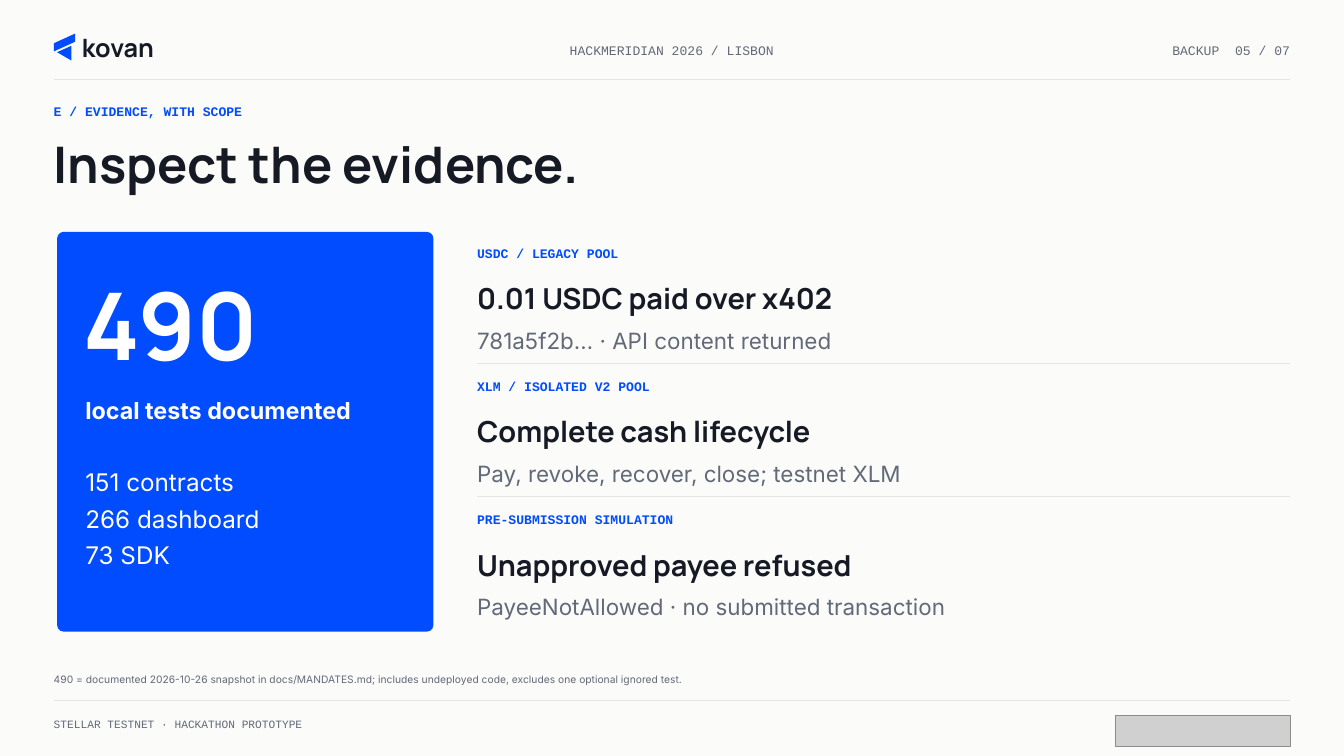
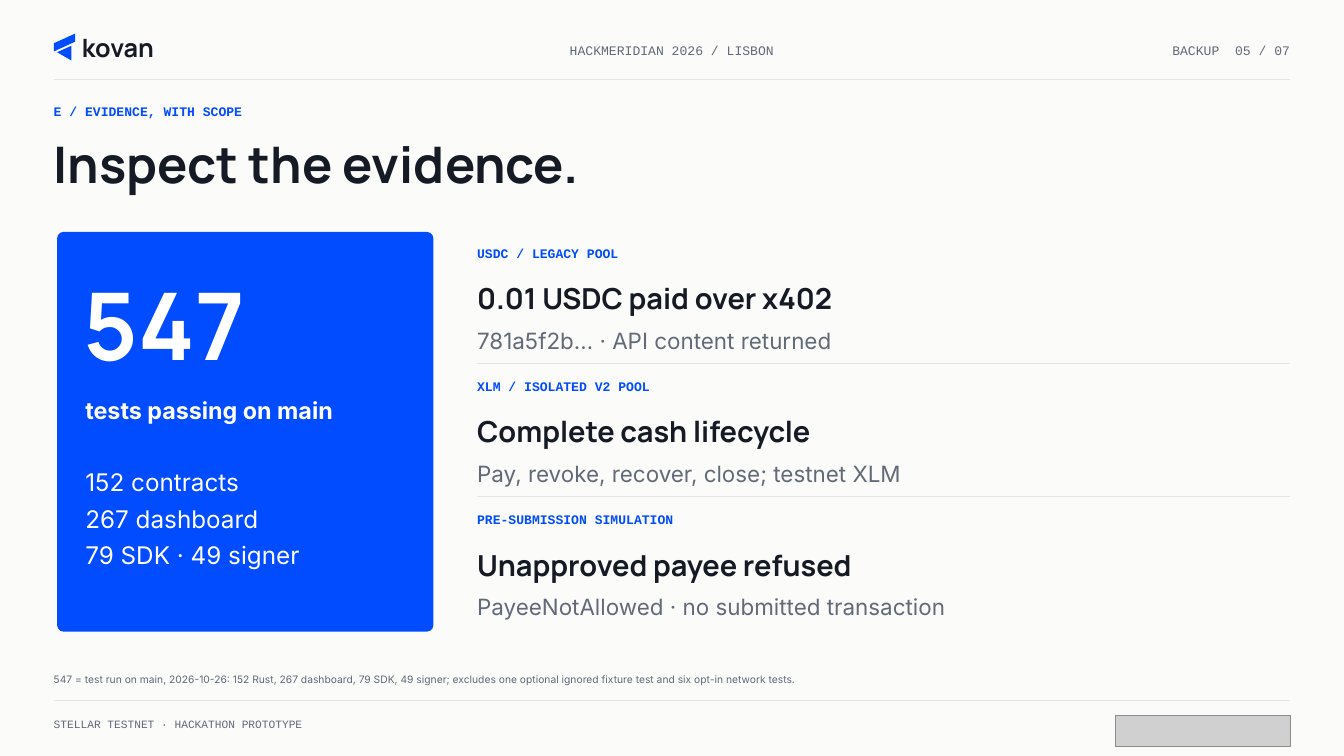
Before and after one commit to kovan-protocol/kovan, a slide deck: slide 5 of docs/pitch/kovan-judge-backup.pptx. Drawn at 1344x756 pixels with LibreOffice and Linux fonts; fonts in the diff are those of the drawing; grey boxes stand for pictures. Boxes give left, top, right and bottom in pixels: in the first picture for what was removed or moved away, otherwise in the second. Text is boxed around its words. In the diff, an @@ line names an element or a change of style, - is before the commit and + after.

Commit message:
[ai] team credits in README, AI_USAGE and the deck; deck statuses: mandates released, SDK on npm, 547 tests

```diff
--- a/docs/pitch/kovan-judge-backup.pptx
+++ b/docs/pitch/kovan-judge-backup.pptx
@@ text at (84,292,245,362): text changed @@
-490
+547
@@ text at (85,401,333,424): text changed @@
-local tests documented
+tests passing on main
@@ text at (85,473,299,570): text changed @@
-151 contracts
-266 dashboard
-73 SDK
+152 contracts
+267 dashboard
+79 SDK · 49 signer
@@ text at (54,675,795,685): text changed @@
-490 = documented 2026-10-26 snapshot in docs/MANDATES.md; includes undeployed code, excludes one optional ignored test.
+547 = test run on main, 2026-10-26: 152 Rust, 267 dashboard, 79 SDK, 49 signer; excludes one optional ignored fixture test and six opt-in network tests.
```
Also in this commit, not shown: 2 other slides changed, 12 other files.
